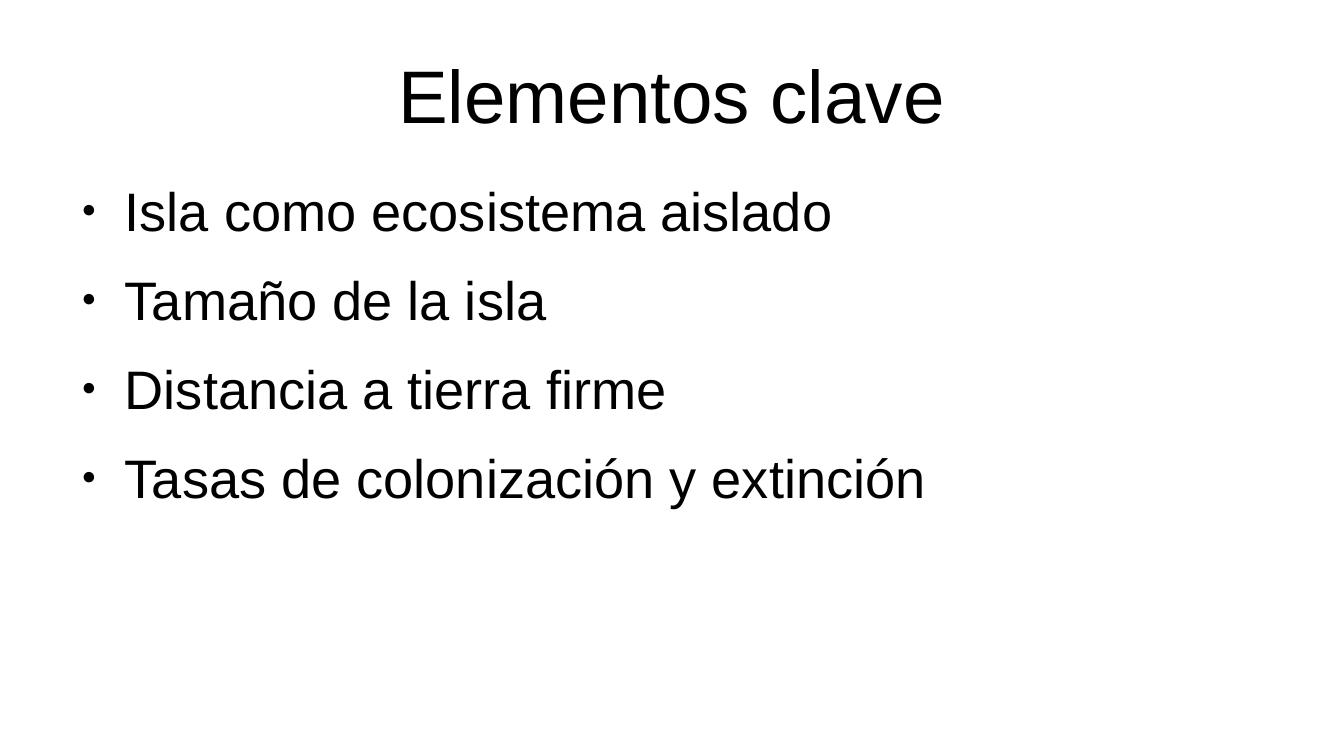
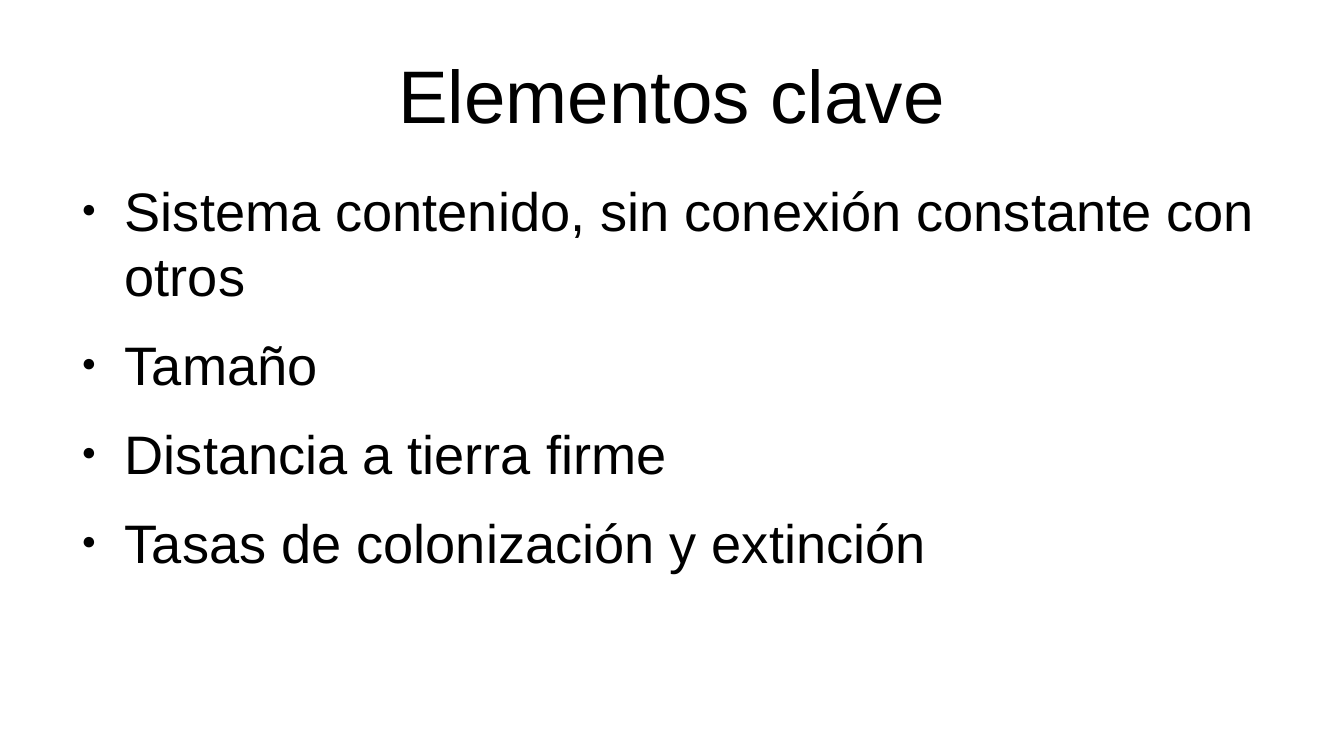
Before and after one commit to gerardommc/Ecologia-Teorica, a slide deck: slide 12 of Metapoblaciones.odp. Drawn at 1344x756 pixels with LibreOffice and Linux fonts; fonts in the diff are those of the drawing. Boxes give left, top, right and bottom in pixels: in the first picture for what was removed or moved away, otherwise in the second. Text is boxed around its words. In the diff, an @@ line names an element or a change of style, - is before the commit and + after.

```diff
--- a/Metapoblaciones.odp
+++ b/Metapoblaciones.odp
@@ text at [125,191,1253,386]: text changed @@
-● Isla como ecosistema aislado
-● Tamaño de la isla
+● Sistema contenido, sin conexión constante con otros
+● Tamaño
```
Also in this commit, not shown: 3 other slides changed, 2 slides added, 17 other files.
